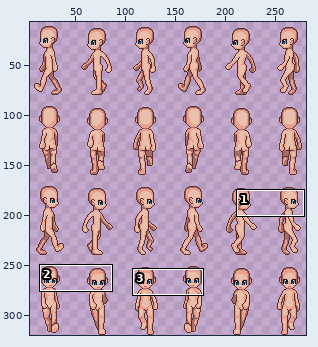
One commit to this sprite sheet: Tavern-Client/Assets/Characters/Male_Walk.png. The first picture is a wide view before the edit; the outline marks the close-up.
Close-up. Before the commit:
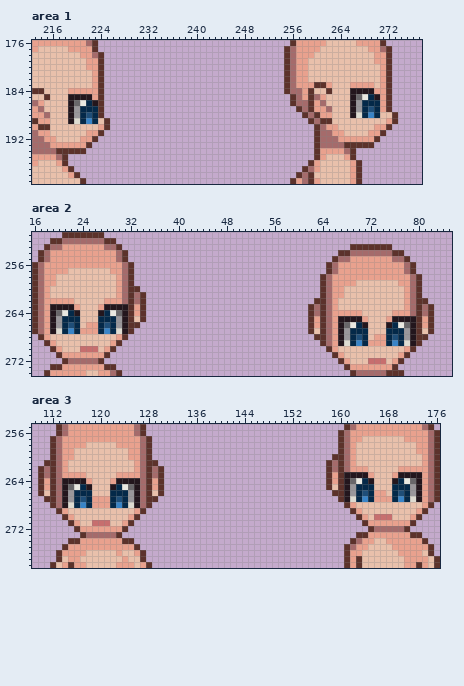
The file is 288x320 pixels. Colours within 5 levels of each other are drawn and written as one. Shown: area 1: x 213..277, y 176..199; area 2: x 16..85, y 251..274; area 3: x 109..176, y 255..278. The wide view leaves out empty margins. The commit also changed other parts of the picture, which this record leaves out.
And afterwards:
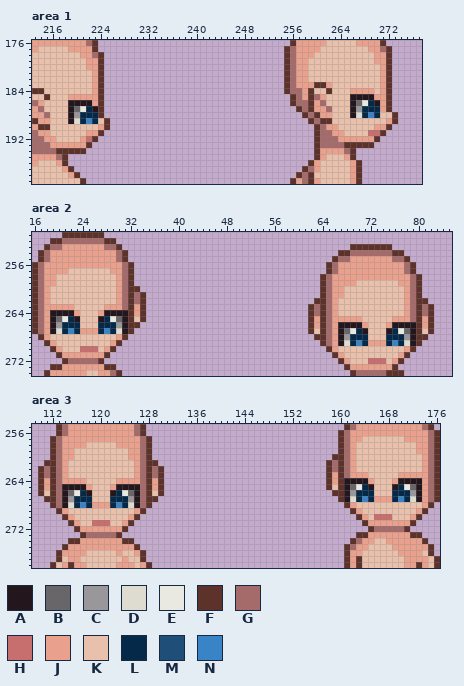
Palette (. is transparent): A #23161d  B #686669  C #9a979b  D #dedbd1  E #e9e8e1  F #5c322b  G #a56b6b  H #c76e6e  J #e9a18e  K #e9c0ab  L #042949  M #1f4e78  N #3984c7
Difference:
Area 1:
The author changed colour B to colour A in row 185 at x 267; in row 186 at x 220.
The author changed colour E to colour A in row 185 at x 268; in row 186 at x 221.
The author changed colour L to colour A in row 185 at x 269; in row 186 at x 222 and 270; in row 187 at x 223.
The author changed colour C to colour B in row 186 at x 267; in row 187 at x 220.
The author changed colour L to colour E in row 186 at x 268; in row 187 at x 221.
The author changed colour J to colour H in row 191 at x 269 to 270; in row 192 at x 222.
The author changed colour A to colour J in row 184 at x 266 to 269; in row 185 at x 219 to 222 and 270; in row 186 at x 223.
The author changed colour J to colour K in row 183 at x 266 to 269; in row 184 at x 219 to 222 and 270.
The author changed colour M to colour L in row 187 at x 269; in row 188 at x 222.
Area 2:
The author changed colour B to colour A in row 264 at x 20 and 30; in row 266 at x 68 and 78.
The author changed colour E to colour A in row 264 at x 21 and 29; in row 266 at x 69 and 77.
The author changed colour L to colour A in row 264 at x 22 and 28; in row 265 at x 23 and 27; in row 266 at x 70 and 76; in row 267 at x 71 and 75.
The author changed colour C to colour B in row 265 at x 20 and 30; in row 267 at x 68 and 78.
The author changed colour L to colour E in row 265 at x 21 and 29; in row 267 at x 69 and 77.
The author changed colour A to colour G in row 263 at x 31; in row 265 at x 79.
The author changed colour A to colour J in row 263 at x 19 to 22 and 28 to 30; in row 264 at x 23 and 27; in row 265 at x 67 to 70 and 76 to 78; in row 266 at x 71 and 75.
The author changed colour J to colour K in row 262 at x 19 to 22 and 28 to 29; in row 263 at x 23 and 27; in row 264 at x 67 to 70 and 76 to 77; in row 265 at x 71 and 75; in row 266 at x 25 to 26; in row 268 at x 73 to 74.
The author changed colour M to colour L in row 266 at x 22 and 28; in row 268 at x 70 and 76.
Area 3:
The author changed colour B to colour A in row 264 at x 162 and 172; in row 265 at x 115 and 125.
The author changed colour E to colour A in row 264 at x 163 and 171; in row 265 at x 116 and 124.
The author changed colour L to colour A in row 264 at x 164 and 170; in row 265 at x 117, 123, 165 and 169; in row 266 at x 118 and 122.
The author changed colour C to colour B in row 265 at x 162 and 172; in row 266 at x 115 and 125.
The author changed colour L to colour E in row 265 at x 163 and 171; in row 266 at x 116 and 124.
The author changed colour A to colour G in row 263 at x 161.
The author changed colour A to colour J in row 263 at x 162 to 164 and 170 to 173; in row 264 at x 114 to 117, 123 to 126, 165 and 169; in row 265 at x 118 and 122.
The author changed colour J to colour K in row 262 at x 163 to 164 and 170 to 173; in row 263 at x 115 to 117, 123 to 125, 165 and 169; in row 264 at x 118 and 122; in row 266 at x 166 to 167; in row 267 at x 119 to 121.
The author changed colour M to colour L in row 266 at x 164 and 170; in row 267 at x 117 and 123.
Changed places in both close-ups, as pixel boxes (x1, y1, x2, y2):
changed: (350, 82, 380, 112)
changed: (68, 88, 98, 142)
changed: (368, 130, 380, 136)
changed: (50, 298, 128, 328)
changed: (338, 310, 416, 340)
changed: (344, 466, 422, 496)
changed: (62, 472, 140, 502)
